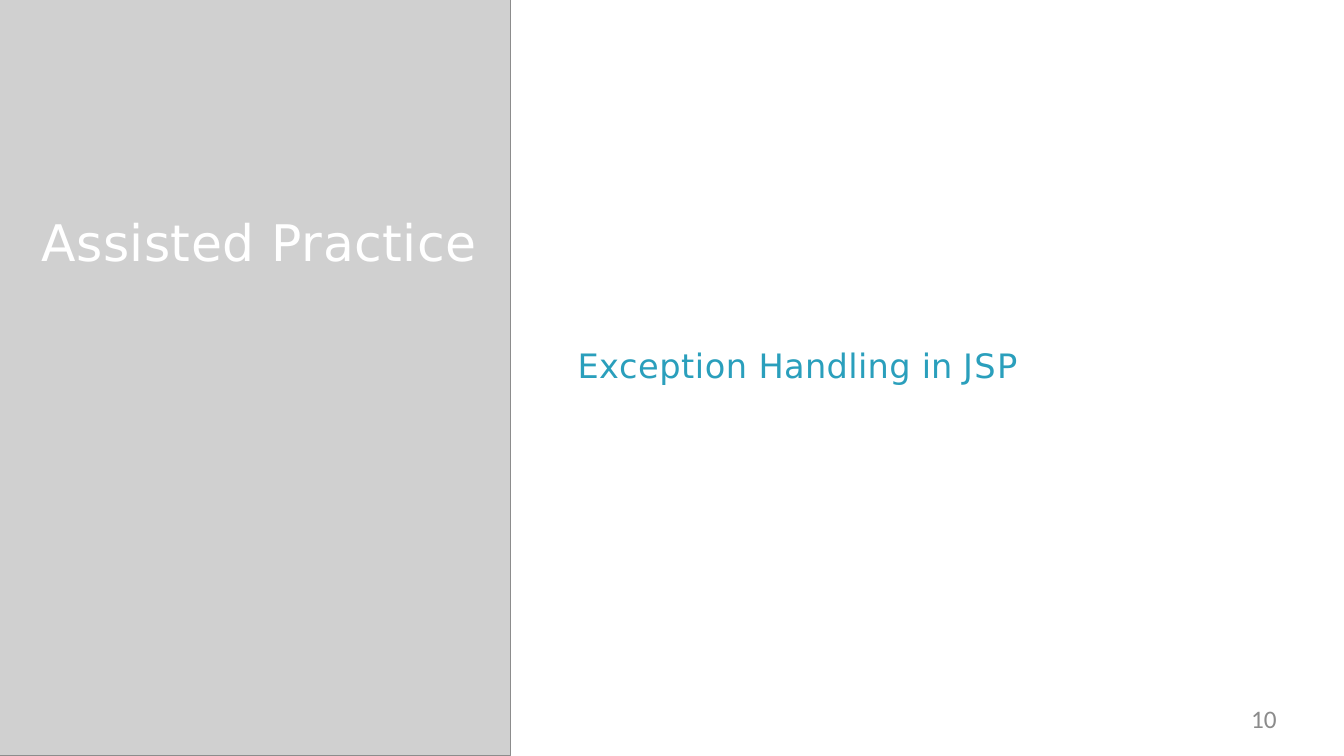
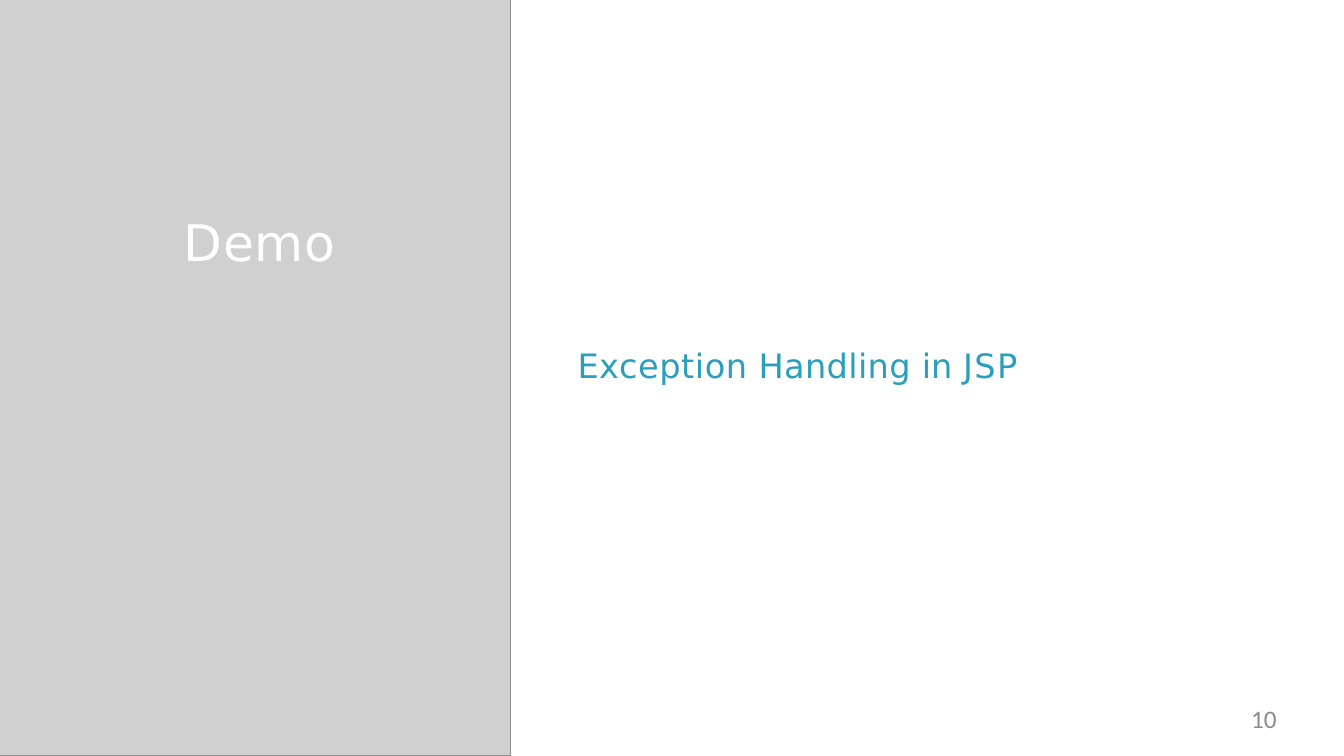
Before and after one commit to StevenJoseph19/Java, a slide deck: slide 10 of Day 9 & 10/2. JSPs/Slides/5. Handling Exceptions in JSP/5-java-ee-java-server-pages-m5-slides.pptx. Drawn at 1344x756 pixels with LibreOffice and Linux fonts; fonts in the diff are those of the drawing; grey boxes stand for pictures. Boxes give left, top, right and bottom in pixels: in the first picture for what was removed or moved away, otherwise in the second. Text is boxed around its words. In the diff, an @@ line names an element or a change of style, - is before the commit and + after.

```diff
--- a/Day 9 & 10/2. JSPs/Slides/5. Handling Exceptions in JSP/5-java-ee-java-server-pages-m5-slides.pptx
+++ b/Day 9 & 10/2. JSPs/Slides/5. Handling Exceptions in JSP/5-java-ee-java-server-pages-m5-slides.pptx
@@ text at (x1=184, y1=225, x2=335, y2=261): text changed @@
-Assisted Practice
+Demo
```
Also in this commit, not shown: 1 other slide changed, 5 other files.
